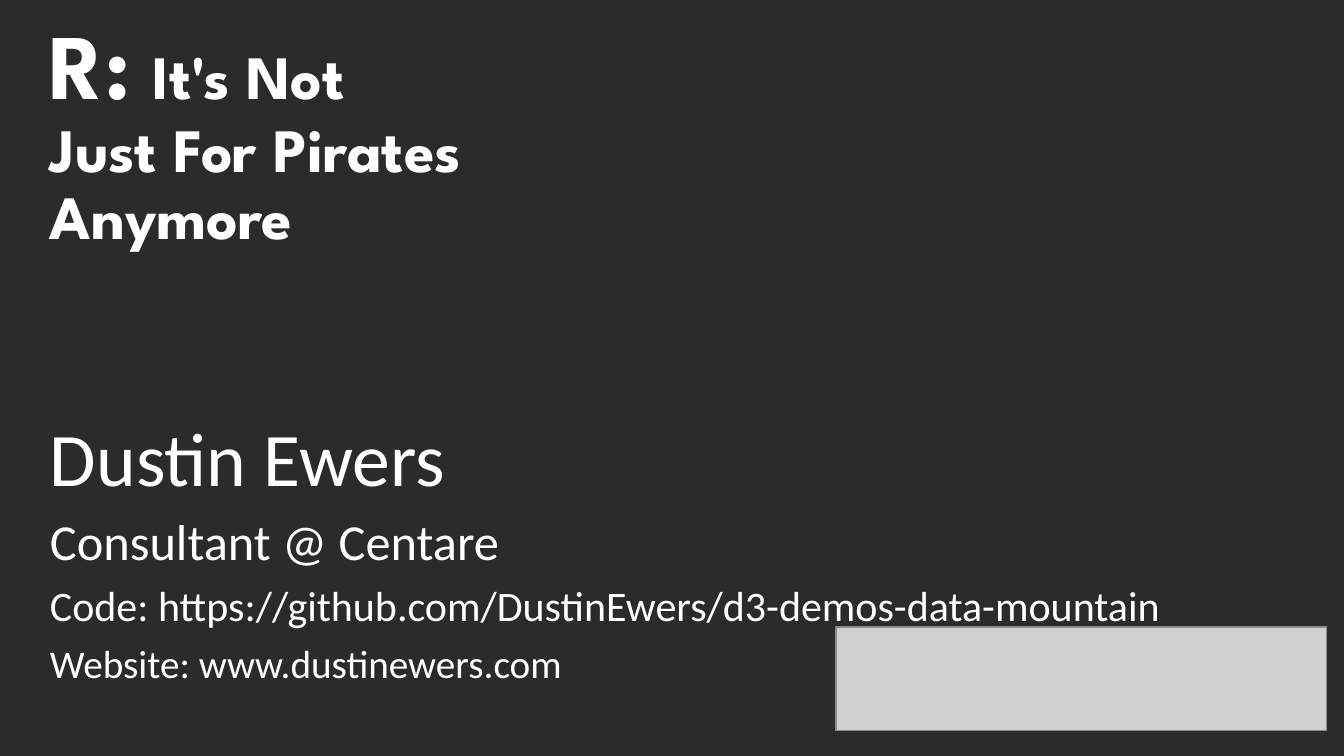
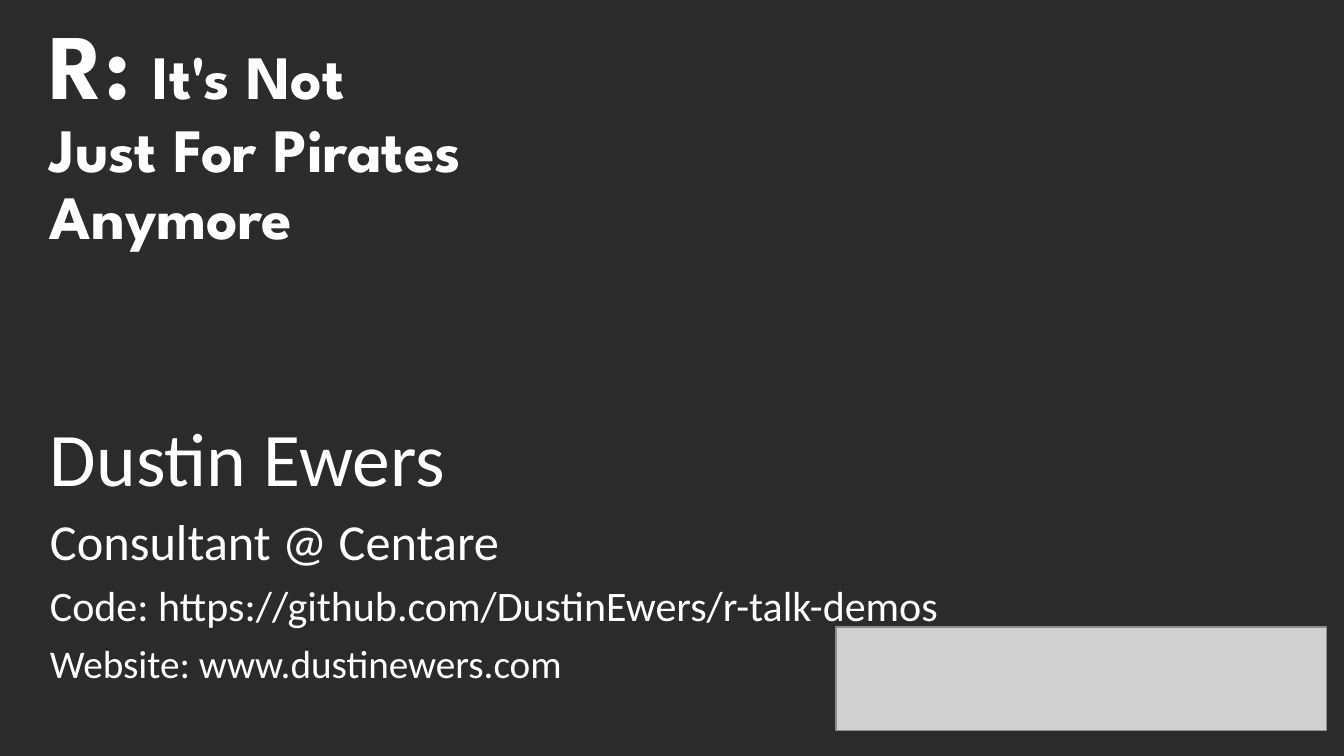
Before and after one commit to DustinEwers/r-talk-demos, a slide deck: slide 1 of slides/r_slides.pptx. Drawn at 1344x756 pixels with LibreOffice and Linux fonts; fonts in the diff are those of the drawing; grey boxes stand for pictures; background and template pictures are left out; a plain dark background stands for a picture behind light text. Boxes give left, top, right and bottom in pixels: in the first picture for what was removed or moved away, otherwise in the second. Text is boxed around its words. In the diff, an @@ line names an element or a change of style, - is before the commit and + after.

Commit message:
slide updates

```diff
--- a/slides/r_slides.pptx
+++ b/slides/r_slides.pptx
@@ subtitle at <box>50,592,938,632</box>: text changed @@
-Code: https://github.com/DustinEwers/d3-demos-data-mountain
+Code: https://github.com/DustinEwers/r-talk-demos
```
Also in this commit, not shown: 4 other slides changed, 3 slides added, 1 other file.
